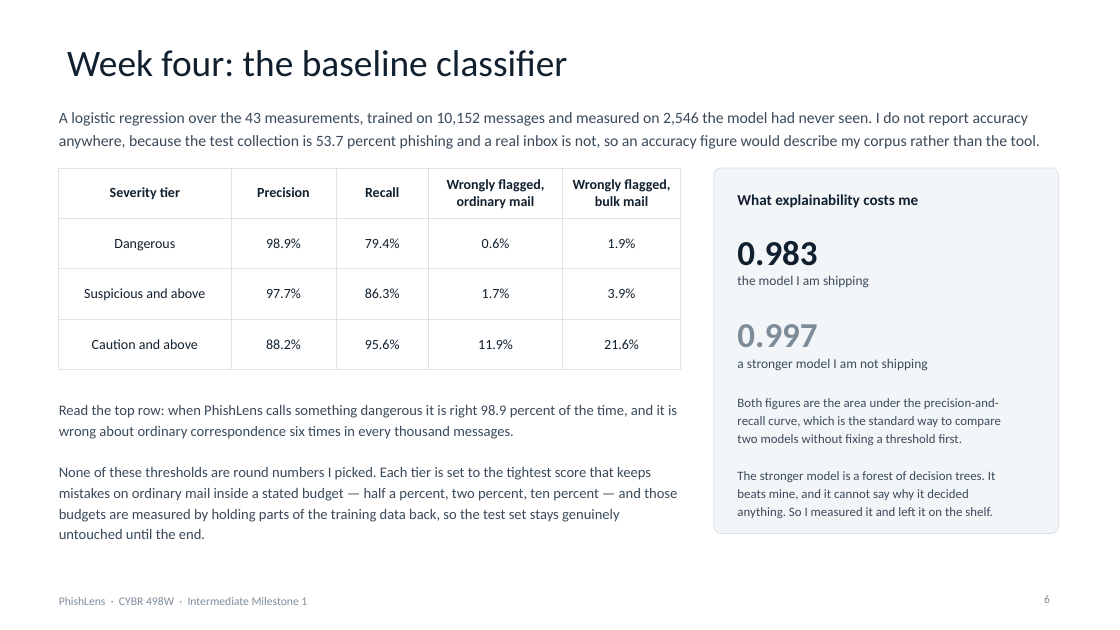
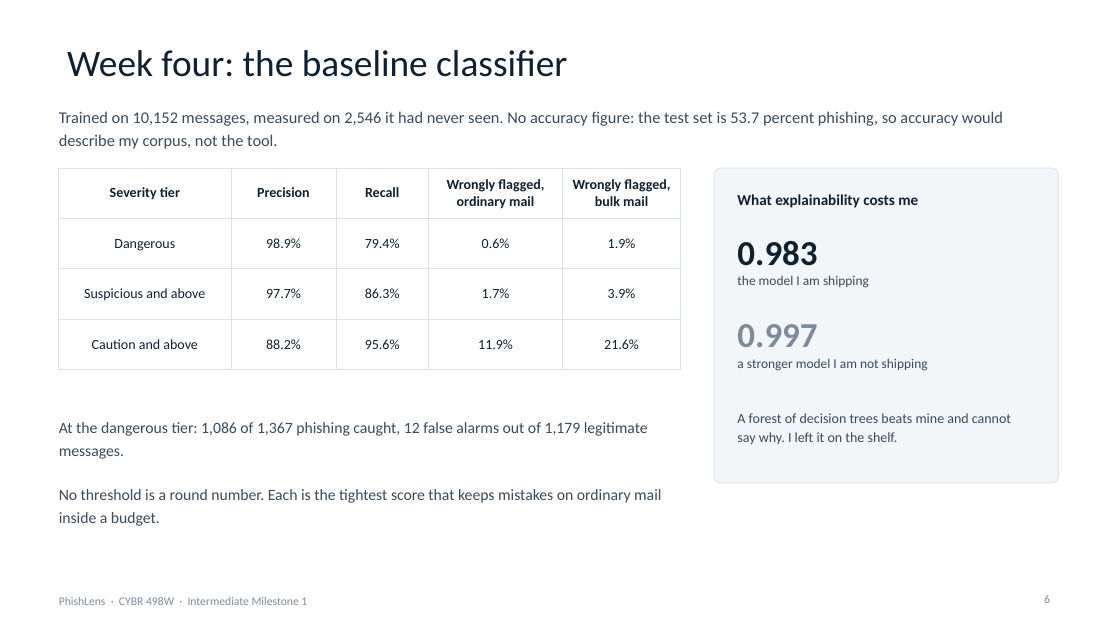
Before and after one commit to connorschell/PhishLens, a slide deck: slide 6 of 06_Deliverables/IM1_Presentation.pptx. Drawn at 1120x630 pixels with LibreOffice and Linux fonts; fonts in the diff are those of the drawing. Boxes give left, top, right and bottom in pixels: in the first picture for what was removed or moved away, otherwise in the second. Text is boxed around its words. In the diff, an @@ line names an element or a change of style, - is before the commit and + after.

```diff
--- a/06_Deliverables/IM1_Presentation.pptx
+++ b/06_Deliverables/IM1_Presentation.pptx
@@ text at (59, 111, 1003, 149): text changed; size 13.5 to 14 pt @@
-A logistic regression over the 43 measurements, trained on 10,152 messages and measured on 2,546 the model had never seen. I do not report accuracy anywhere, because the test collection is 53.7 percent phishing and a real inbox is not, so an accuracy figure would describe my corpus rather than the tool.
+Trained on 10,152 messages, measured on 2,546 it had never seen. No accuracy figure: the test set is 53.7 percent phishing, so accuracy would describe my corpus, not the tool.
@@ rounded rectangle: place and size @@
-rounded rectangle at (714, 168, 1059, 534)
+rounded rectangle at (714, 168, 1059, 483)
@@ rounded rectangle at (714, 168, 1059, 483): proportions changed @@
@@ text at (737, 413, 1011, 445): text changed; size 11 to 12 pt @@
-Both figures are the area under the precision-and-recall curve, which is the standard way to compare two models without fixing a threshold first.
-The stronger model is a forest of decision trees. It beats mine, and it cannot say why it decided anything. So I measured it and left it on the shelf.
+A forest of decision trees beats mine and cannot say why. I left it on the shelf.
@@ text at (59, 422, 661, 526): text changed; size 12.5 to 13.5 pt @@
-Read the top row: when PhishLens calls something dangerous it is right 98.9 percent of the time, and it is wrong about ordinary correspondence six times in every thousand messages.
-None of these thresholds are round numbers I picked. Each tier is set to the tightest score that keeps mistakes on ordinary mail inside a stated budget — half a percent, two percent, ten percent — and those budgets are measured by holding parts of the training data back, so the test set stays genuinely untouched until the end.
+At the dangerous tier: 1,086 of 1,367 phishing caught, 12 false alarms out of 1,179 legitimate messages.
+No threshold is a round number. Each is the tightest score that keeps mistakes on ordinary mail inside a budget.
```
Also in this commit, not shown: 9 other slides changed, 4 other files.
